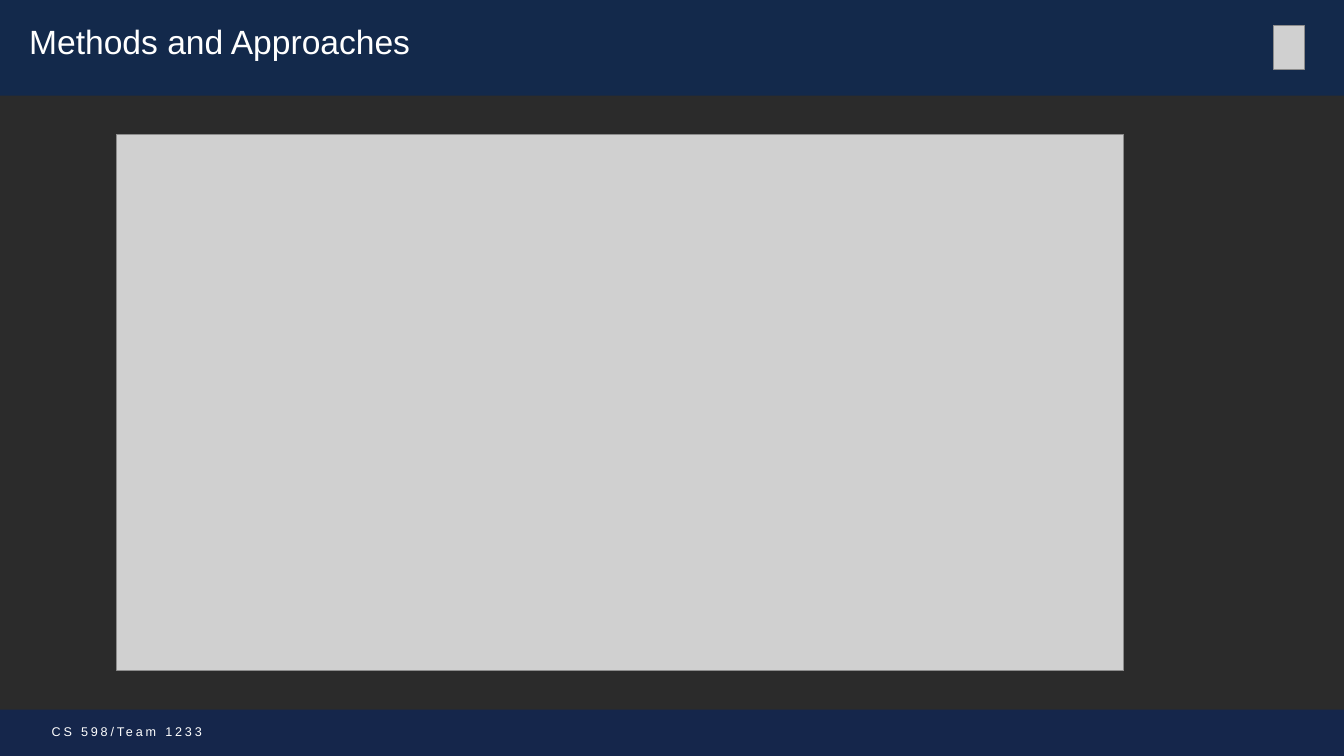
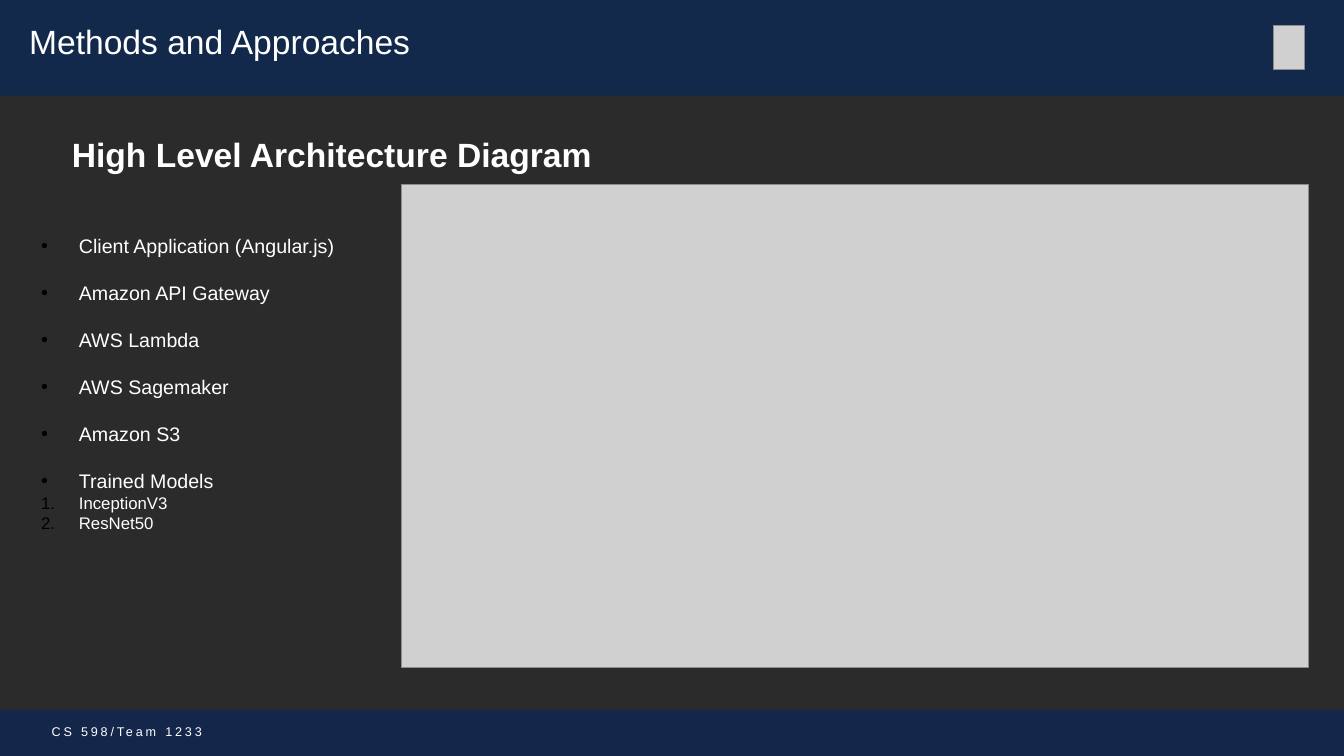
Before and after one commit to mohitbhadauria10/DL-Project, a slide deck: slide 6 of Presentation_Team_1233 _mike.pptx. Drawn at 1344x756 pixels with LibreOffice and Linux fonts; fonts in the diff are those of the drawing; grey boxes stand for pictures; background and template pictures are left out; a plain dark background stands for a picture behind light text. Boxes give left, top, right and bottom in pixels: in the first picture for what was removed or moved away, otherwise in the second. Text is boxed around its words. In the diff, an @@ line names an element or a change of style, - is before the commit and + after.

```diff
--- a/Presentation_Team_1233 _mike.pptx
+++ b/Presentation_Team_1233 _mike.pptx
@@ text added at <box>72,142,591,174</box>, 24 pt, text #FFFFFF, bold @@
+High Level Architecture Diagram
@@ picture: place and size @@
-picture at <box>117,134,1124,670</box>
+picture at <box>402,185,1310,667</box>
@@ text added at <box>79,238,334,529</box>, 14 pt, text #FFFFFF @@
+• Client Application (Angular.js)
+• Amazon API Gateway
+• AWS Lambda
+• AWS Sagemaker
+• Amazon S3
+• Trained Models
+1. InceptionV3
+2. ResNet50
```
Also in this commit, not shown: 7 other slides changed, 1 slide added, 2 other files.
